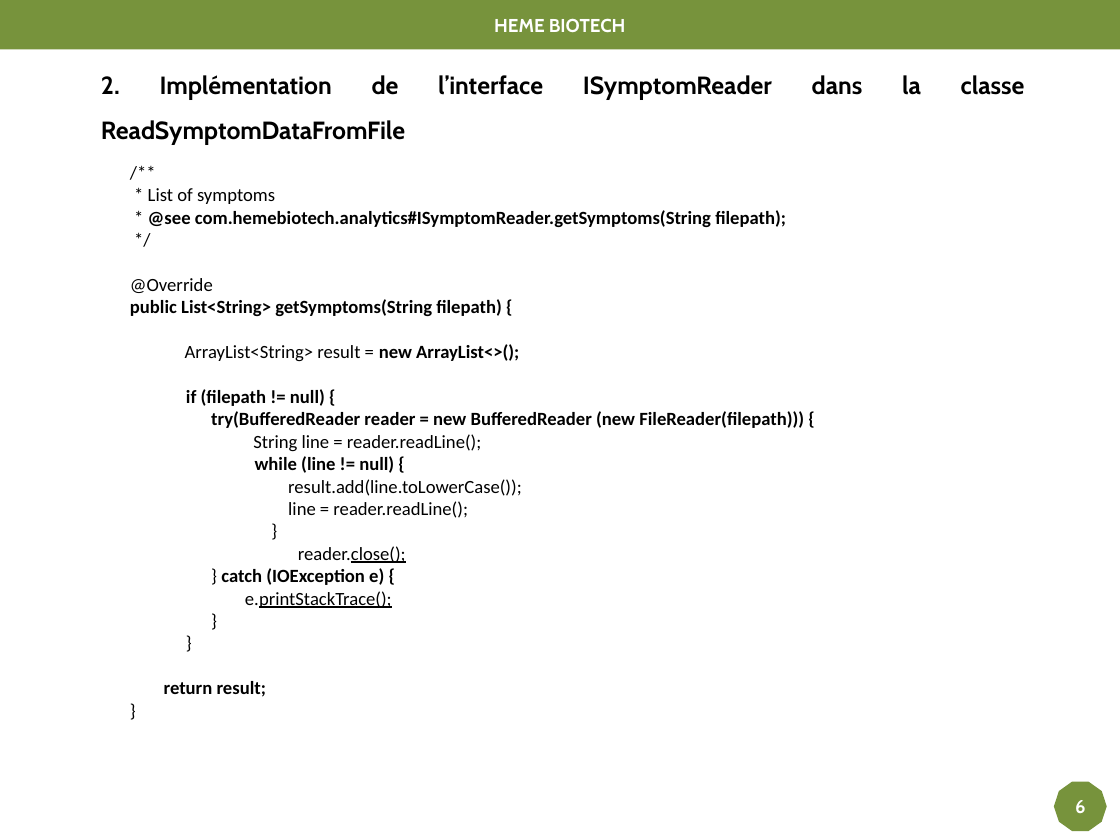
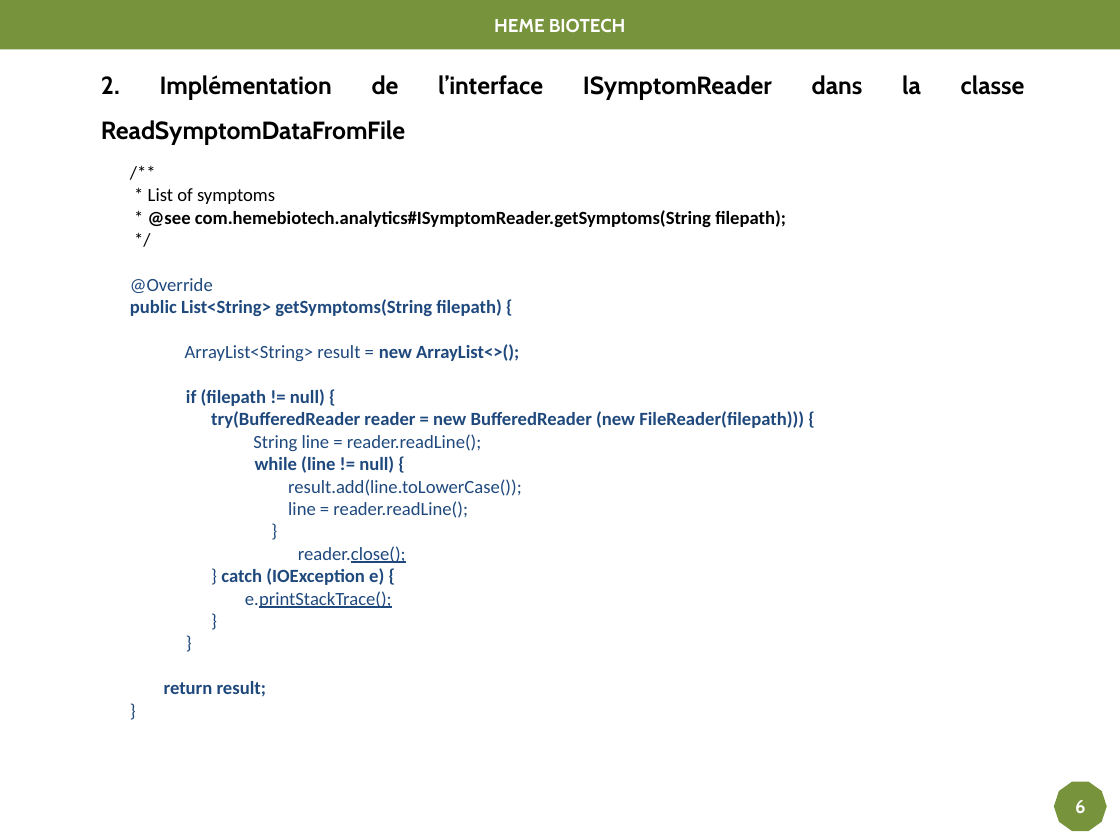
Before and after one commit to bende47/Project_DA_Java_EN_Come_to_the_Rescue_of_a_Java_Application, a slide deck: slide 8 of Projet P2.pptx. Drawn at 1120x840 pixels with LibreOffice and Linux fonts; fonts in the diff are those of the drawing. Boxes give left, top, right and bottom in pixels: in the first picture for what was removed or moved away, otherwise in the second. Text is boxed around its words. In the diff, an @@ line names an element or a change of style, - is before the commit and + after.

```diff
--- a/Projet P2.pptx
+++ b/Projet P2.pptx
@@ text at <box>130,278,804,697</box>: text colour #000000 to #1F497D in "@Override", "public List<String> getSymptoms(String filepath) {", "ArrayList<String> result = new ArrayList<>();", "if (filepath != null) {" and 13 more places @@
```
Also in this commit, not shown: 7 other slides changed.
